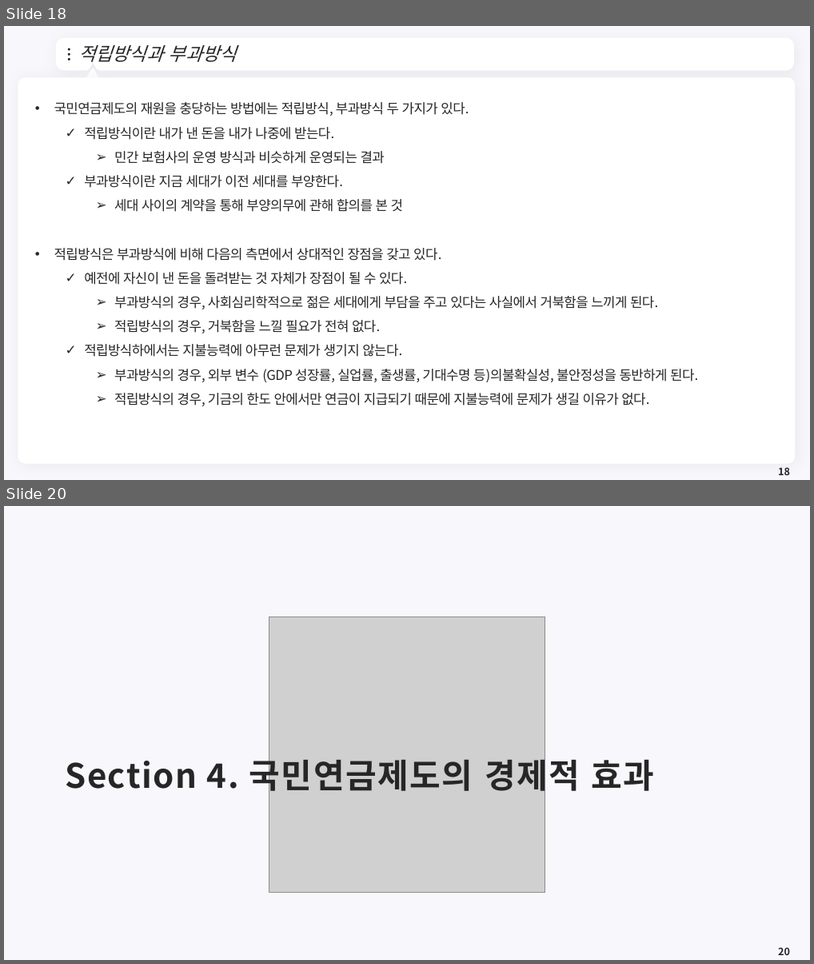
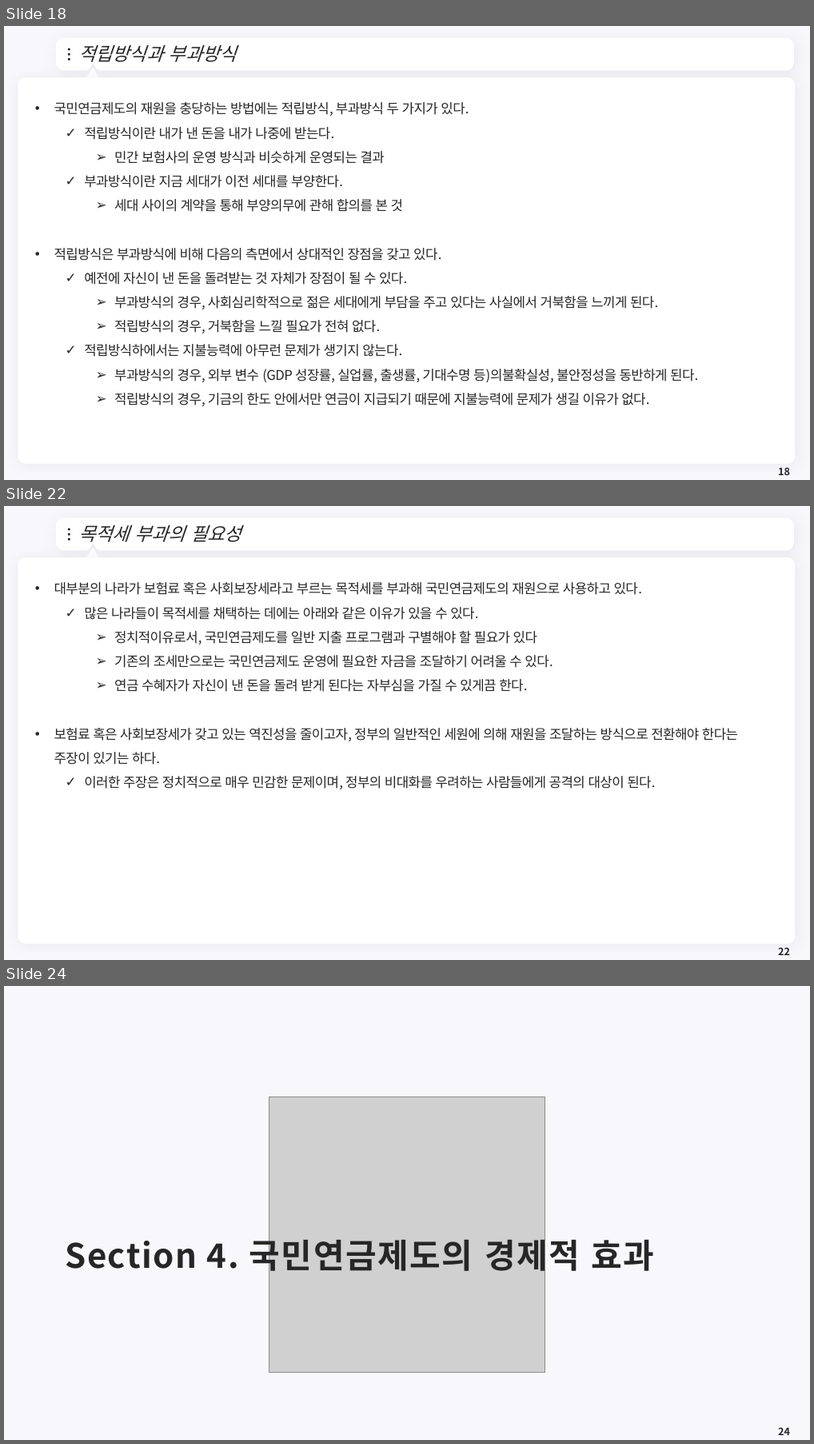
Before and after one commit to meandthey/Teaching, a slide deck: 재정학/01_Lectures/재정학_Chapter_10.pptx. Shown one above the other, each under a label of ours: slides 18 and 20 before the commit, slides 18, 22 and 24 after it; the slides between them are not shown. The pictures are 814x964 and 814x1444 pixels, drawn with LibreOffice and Linux fonts; fonts in the diff are those of the drawing; grey boxes stand for pictures; background and template pictures are left out. Boxes give left, top, right and bottom in pixels: in the first picture for what was removed or moved away, otherwise in the second. Text is boxed around its words. In the diff, an @@ line names an element or a change of style, - is before the commit and + after.

```diff
--- a/재정학/01_Lectures/재정학_Chapter_10.pptx
+++ b/재정학/01_Lectures/재정학_Chapter_10.pptx
@@ slide 22 added at (x1=4, y1=506, x2=810, y2=960), background #F8F7FC; not listed: 7 template elements that a slide beside it also shows @@
@@ title added at (x1=78, y1=525, x2=242, y2=542), 22 pt, text #262626, italic @@
+목적세 부과의 필요성
@@ text added at (x1=54, y1=582, x2=738, y2=789), 16 pt, text #262626 @@
+• 대부분의 나라가 보험료 혹은 사회보장세라고 부르는 목적세를 부과해 국민연금제도의 재원으로 사용하고 있다.
+  ✓ 많은 나라들이 목적세를 채택하는 데에는 아래와 같은 이유가 있을 수 있다.
+    ➢ 정치적이유로서, 국민연금제도를 일반 지출 프로그램과 구별해야 할 필요가 있다
+    ➢ 기존의 조세만으로는 국민연금제도 운영에 필요한 자금을 조달하기 어려울 수 있다.
+    ➢ 연금 수혜자가 자신이 낸 돈을 돌려 받게 된다는 자부심을 가질 수 있게끔 한다.
+• 보험료 혹은 사회보장세가 갖고 있는 역진성을 줄이고자, 정부의 일반적인 세원에 의해 재원을 조달하는 방식으로 전환해야 한다는 주장이 있기는 하다.
+  ✓ 이러한 주장은 정치적으로 매우 민감한 문제이며, 정부의 비대화를 우려하는 사람들에게 공격의 대상이 된다.
@@ page number added at (x1=778, y1=947, x2=790, y2=955), 12 pt, text #262626, bold @@
+22
@@ what was slide 20 is now slide 24 @@
@@ page number at (x1=778, y1=1427, x2=790, y2=1435): text changed @@
-20
+24
```
Also in this commit, not shown: 1 slide changed, 3 other slides added, 3 other files.
